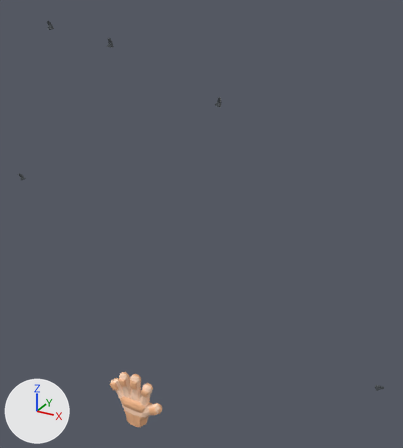
An edit to the glTF model VR/Export/VR_Meadow_hand_posing_v02_RR.glb, drawn before and after from the same camera.
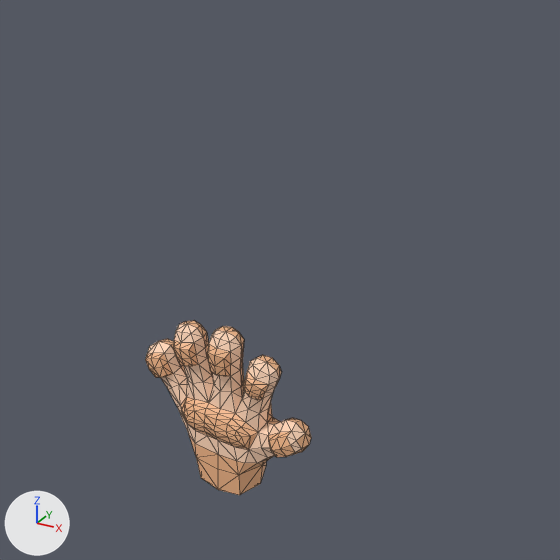
The first picture shows the older version from a 50 mm camera at (0.74, -0.977, 1.129) aimed at (0.171, 0.058, 0.612). The close-ups show the older and then the newer version on the part from 16% to 60% of the width and 60% to 100% of the height of that picture. Only the edits that show in the close-ups are written down. Arrows for +X, +Y and +Z are at lower left; the lights stay in place. The close-ups show mesh edges as thin lines. Where no turn or scale is listed for an object, it has been applied to the vertices. Vertices at exactly the same position are counted once.

Objects in the first close-up: 'EA_Hand'.
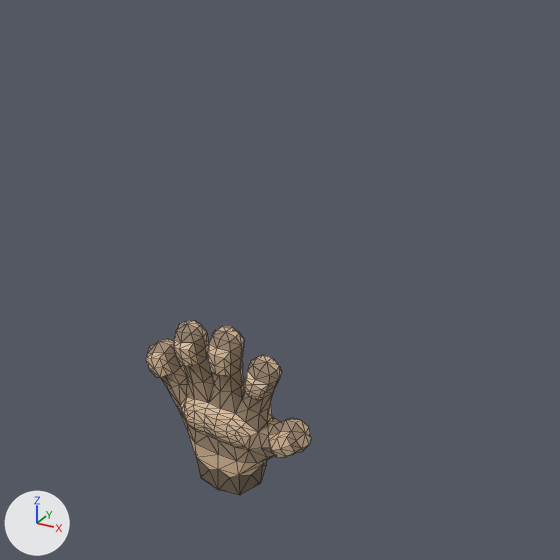
Boxes (x1, y1, x2, y2) around the edits, measured in the close-ups (560 x 560 px):
'EA_Hand', surface changed, reshaped (beige to brown)
    both: (145, 320, 311, 495)
part 1 of me_cube_001, reshaped
    both: (196, 454, 262, 495)
part 2 of me_cube_001, surface changed (beige to brown)
    both: (145, 320, 311, 484)

Patch to the scene script:
```diff
--- a/VR/Export/VR_Meadow_hand_posing_v02_RR.glb.py
+++ b/VR/Export/VR_Meadow_hand_posing_v02_RR.glb.py
@@ img_ea_mesh_cube_green_tex_coloratlas_01 @@
+img_ea_mesh_cube_green_tex_coloratlas_01 = load_image('EA_Mesh_Cube_Green_tex_ColorAtlas_01', '_unpacked/EA_Mesh_Cube_Green_tex_ColorAtlas_01', 128, 128, 'sRGB')
@@ mat_material @@
 mat_material = principled_material('Material')
-mat_material.texture = img_tex_coloratlas_01
+mat_material.texture = img_ea_mesh_cube_green_tex_coloratlas_01
@@ me_cube_001 @@
 # used by ob_ea_hand; location = (0.0, 0.0, 0.0)
-me_cube_001.from_pydata(...)  # 342 vertices, 680 faces; spans x -0.084..0.081, y -0.025..0.025, z -0.007..0.154
+me_cube_001.from_pydata(...)  # 352 vertices, 700 faces; spans x -0.084..0.081, y -0.025..0.025, z -0.007..0.154
+# me_cube_001 part 1
+# 39 faces are deleted
+# 10 vertices are added at x -0.034..0.032, y -0.022..0.021, z 0.016..0.048
+# 59 new faces join them
+# me_cube_001 part 2: 641 kept faces spanning x -0.084..0.081, y -0.025..0.025, z -0.007..0.154 get new texture (UV) coordinates
 me_cube_001.materials.append(mat_material)
```
